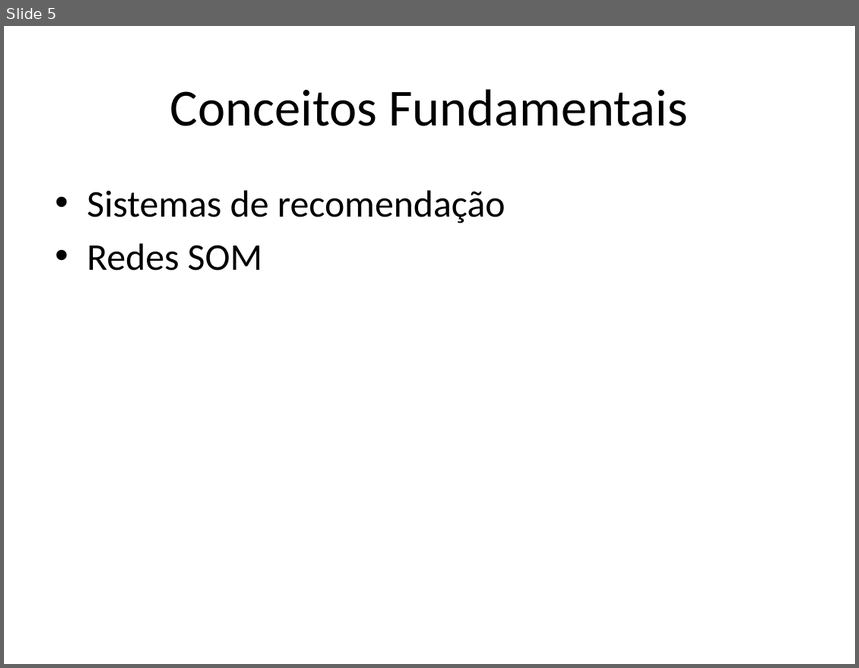
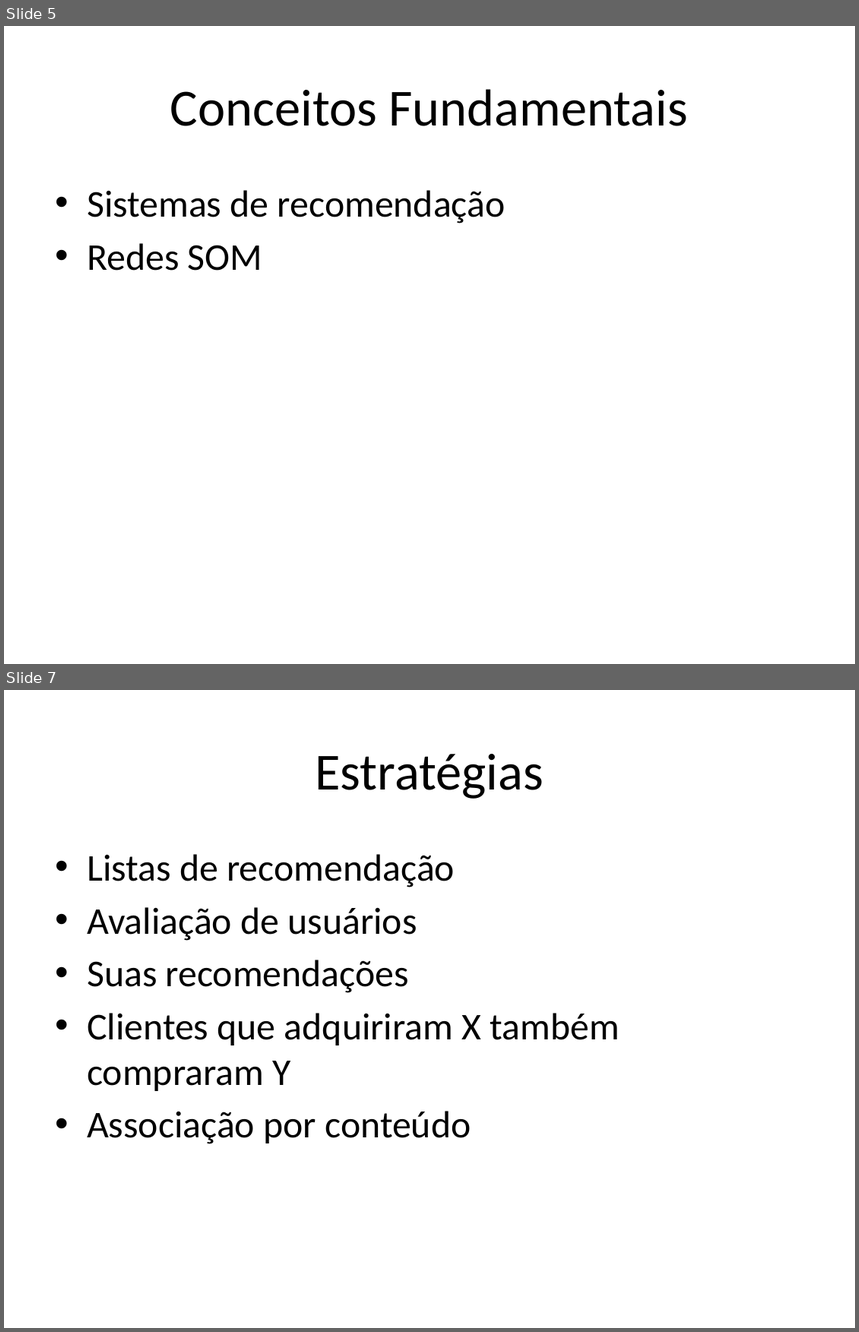
Before and after one commit to andersonberg/srsom, a slide deck: Apresentação/TCC_AndersonBerg_Apresentação.pptx. Shown one above the other, each under a label of ours: slide 5 before the commit, slides 5 and 7 after it; the slides between them are not shown. The pictures are 859x668 and 859x1332 pixels, drawn with LibreOffice and Linux fonts; fonts in the diff are those of the drawing. Boxes give left, top, right and bottom in pixels: in the first picture for what was removed or moved away, otherwise in the second. Text is boxed around its words. In the diff, an @@ line names an element or a change of style, - is before the commit and + after.

```diff
--- a/Apresentação/TCC_AndersonBerg_Apresentação.pptx
+++ b/Apresentação/TCC_AndersonBerg_Apresentação.pptx
@@ slide 7 added at <box>4,690,855,1328</box>, background #FFFFFF @@
@@ title added at <box>316,754,544,799</box>, 44 pt, text #000000 @@
+Estratégias
@@ text added at <box>87,854,620,1144</box>, 32 pt, text #000000 @@
+• Listas de recomendação
+• Avaliação de usuários
+• Suas recomendações
+• Clientes que adquiriram X também compraram Y
+• Associação por conteúdo
```
Also in this commit, not shown: 25 other slides added, 1 slide removed, 4 other files.
